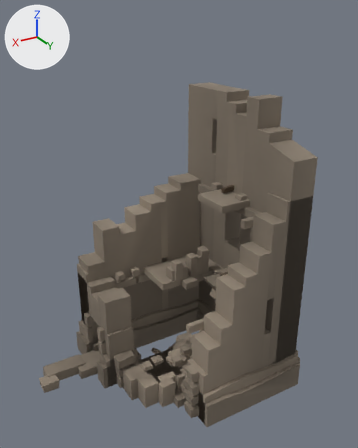
The Blender file source_assets/blender/architecture/SM_Watchtower_Ruin.blend as it was, and as the next commit left it.
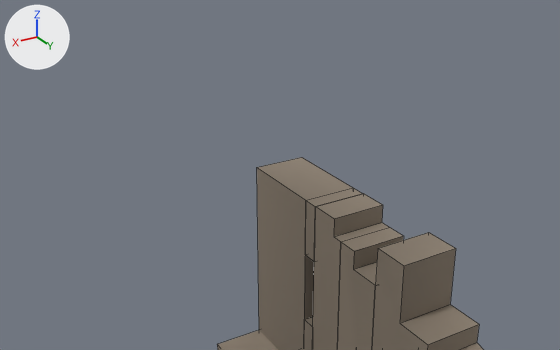
Each version appears first whole from a camera (50 mm lens) standing at (7.33, 11.91, 11.21) and looking at (0.38, 0.33, 5.42), and next in a close-up from a camera (50 mm lens) standing at (3.83, 7.43, 13.75) and looking at (-1.74, -1.85, 9.11). Lighting does not change. The marker at upper left points along +X, +Y and +Z. The first two pictures are the older version. The close-ups show mesh edges as thin lines.

The scene before the commit, as lines of its bpy script (objects in view):
```python
me_sm_watchtower_shell = bpy.data.meshes.new('SM_Watchtower_Shell')
me_sm_watchtower_shell.from_pydata(...)  # 1090 vertices, 763 faces; spans x -2.88..4.68, y -2.88..2.88, z 0.0..8.96
# faces by material slot: [711, 24, 28]
me_sm_watchtower_shell.materials.append(mat_mat_tower_stone)
me_sm_watchtower_shell.materials.append(mat_mat_tower_wood)
me_sm_watchtower_shell.materials.append(mat_mat_tower_stoneinner)
ob_sm_watchtower_shell = bpy.data.objects.new('SM_Watchtower_Shell', me_sm_watchtower_shell)
ob_sm_watchtower_shell.location = (0.0, 0.0, 0.0)
```
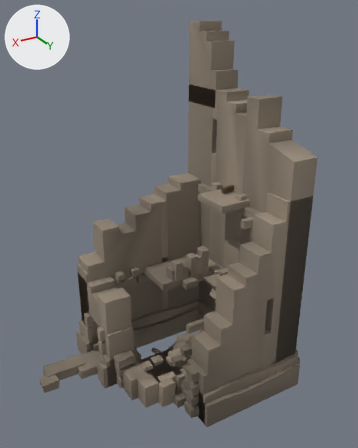
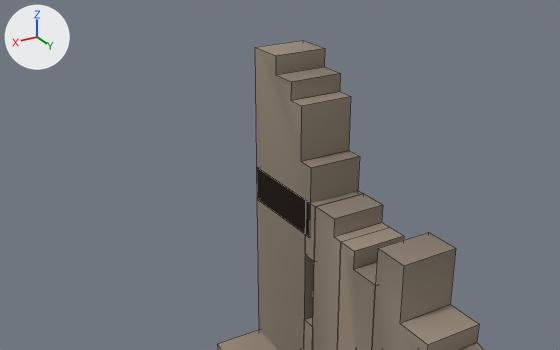
Pixel boxes [x1, y1, x2, y2] of what changed, in the close-ups (560 x 350 px):
'SM_Watchtower_Shell', reshaped
    before: [217, 157, 483, 350]
    after: [217, 40, 483, 350]
part 1 of me_sm_watchtower_shell, added (brown)
    after: [255, 40, 360, 238]

What the commit changed:
me_sm_watchtower_shell is used by ob_sm_watchtower_shell; location (0.0, 0.0, 0.0).
me_sm_watchtower_shell had 1090 vertices, 763 faces and spanned x -2.88..4.68, y -2.88..2.88, z 0.0..8.96.
me_sm_watchtower_shell now has 1110 vertices, 775 faces and spans x -2.88..4.68, y -2.88..2.88, z 0.0..10.91.
me_sm_watchtower_shell part 1: a new loose piece of 20 vertices spanning x -2.62..-1.77, y -2.62..-1.05, z 8.39..10.91.
